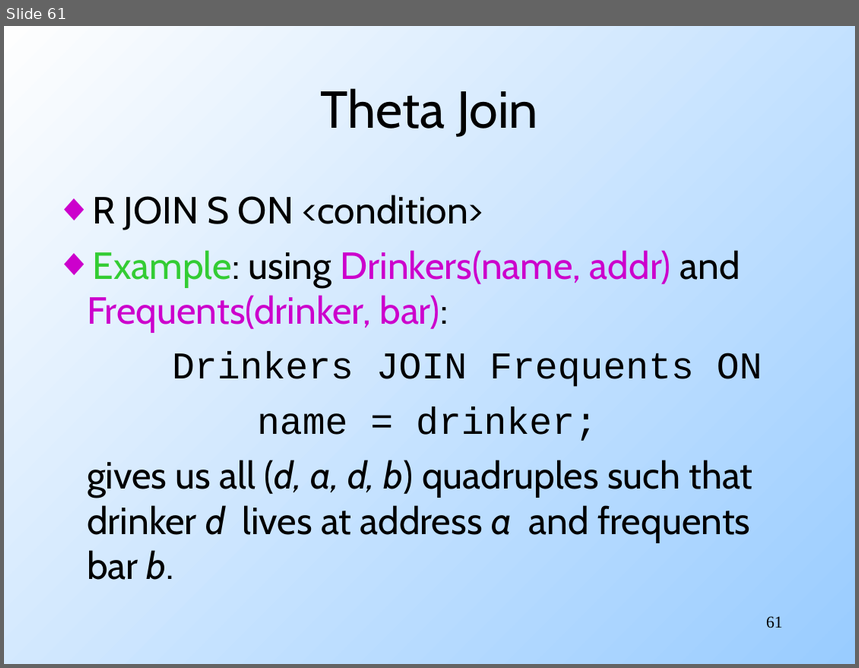
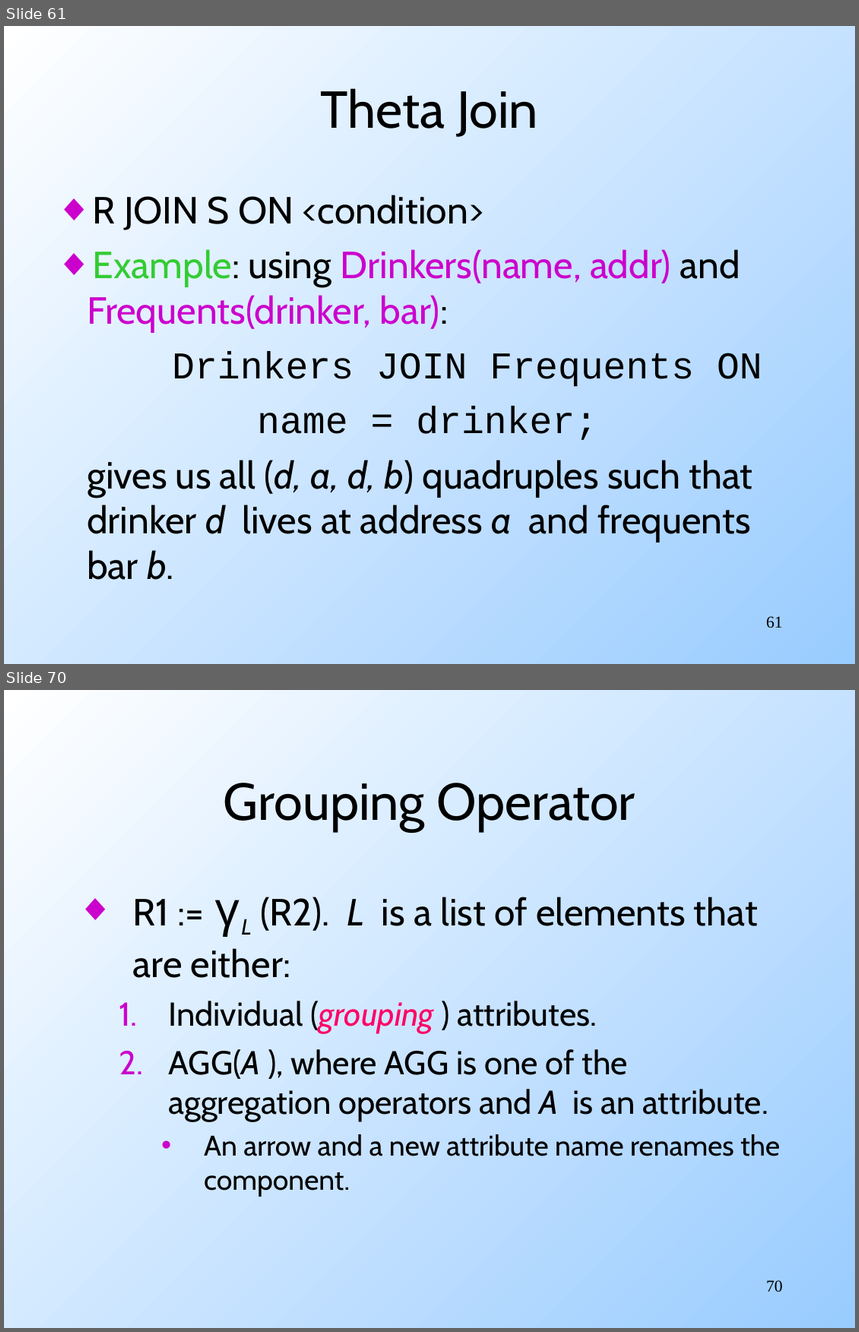
Before and after one commit to mohankgaddam/eas503ubcourse, a slide deck: _downloads/SQL.ppt. Shown one above the other, each under a label of ours: slide 61 before the commit, slides 61 and 70 after it; the slides between them are not shown. The pictures are 859x668 and 859x1332 pixels, drawn with LibreOffice and Linux fonts; fonts in the diff are those of the drawing. Boxes give left, top, right and bottom in pixels: in the first picture for what was removed or moved away, otherwise in the second. Text is boxed around its words. In the diff, an @@ line names an element or a change of style, - is before the commit and + after.

```diff
--- a/_downloads/SQL.ppt
+++ b/_downloads/SQL.ppt
@@ slide 70 added at [4, 690, 855, 1328], background gradient #99CCFF to #FFFFFF @@
@@ title added at [224, 783, 635, 832], 44 pt, text #000000 @@
+Grouping Operator
@@ text added at [133, 897, 780, 1197], 28 pt, text #000000 @@
+◆ R1 := γL (R2). L is a list of elements that are either:
+  1. Individual (grouping ) attributes.
+  2. AGG(A ), where AGG is one of the aggregation operators and A is an attribute.
+    • An arrow and a new attribute name renames the component.
@@ page number added at [766, 1281, 783, 1293], 14 pt, text #000000 @@
+70
```
Also in this commit, not shown: 60 other slides changed, 47 other slides added.
